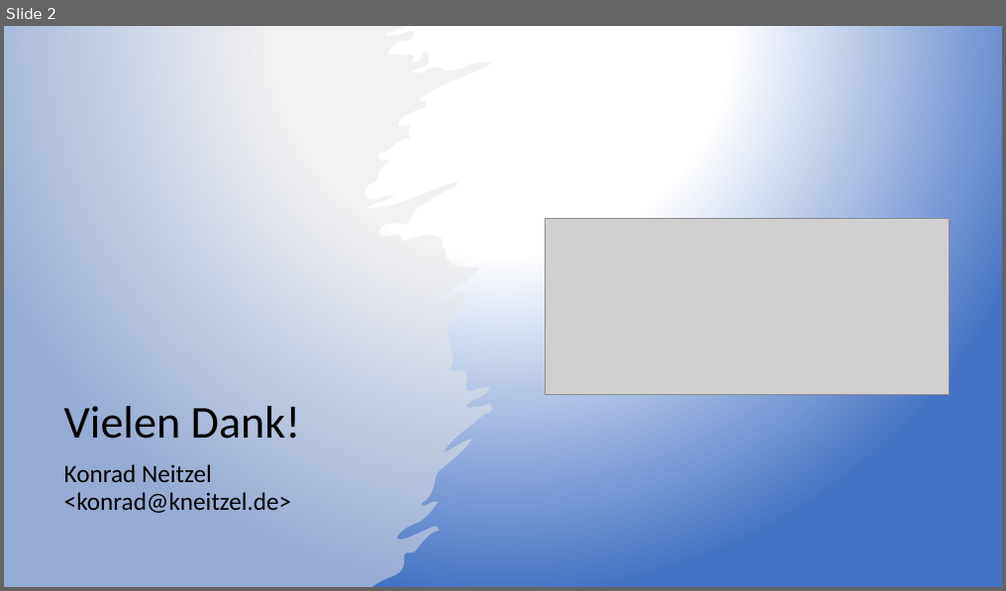
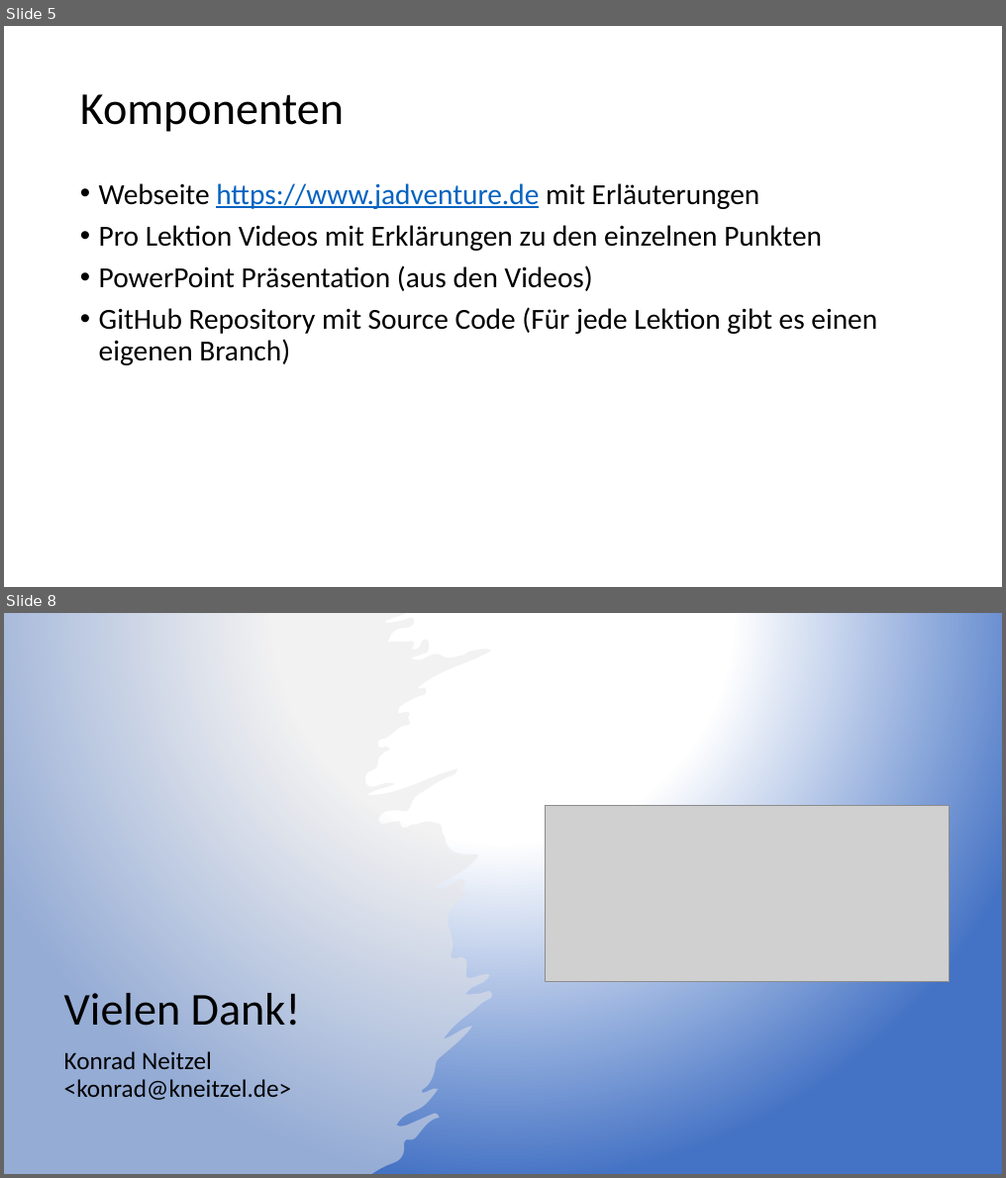
Before and after one commit to kneitzel/jadv-web, a slide deck: content/files/pp/JAdventure.pptx. Shown one above the other, each under a label of ours: slide 2 before the commit, slides 5 and 8 after it; the slides between them are not shown. The pictures are 1006x591 and 1006x1178 pixels, drawn with LibreOffice and Linux fonts; fonts in the diff are those of the drawing; grey boxes stand for pictures. Boxes give left, top, right and bottom in pixels: in the first picture for what was removed or moved away, otherwise in the second. Text is boxed around its words. In the diff, an @@ line names an element or a change of style, - is before the commit and + after.

Commit message:
Lektion 1 fast abgeschlossen

```diff
--- a/content/files/pp/JAdventure.pptx
+++ b/content/files/pp/JAdventure.pptx
@@ slide 5 added at <box>4,26,1002,587</box>, background #FFFFFF @@
@@ title added at <box>80,94,344,132</box>, 44 pt, text #000000 @@
+Komponenten
@@ text added at <box>99,183,877,366</box>, 28 pt, text #000000 @@
+• Webseite https://www.jadventure.de mit Erläuterungen
+• Pro Lektion Videos mit Erklärungen zu den einzelnen Punkten
+• PowerPoint Präsentation (aus den Videos)
+• GitHub Repository mit Source Code (Für jede Lektion gibt es einen eigenen Branch)
@@ what was slide 2 is now slide 8 @@
```
Also in this commit, not shown: 1 slide changed, 5 other slides added, 59 other files.
